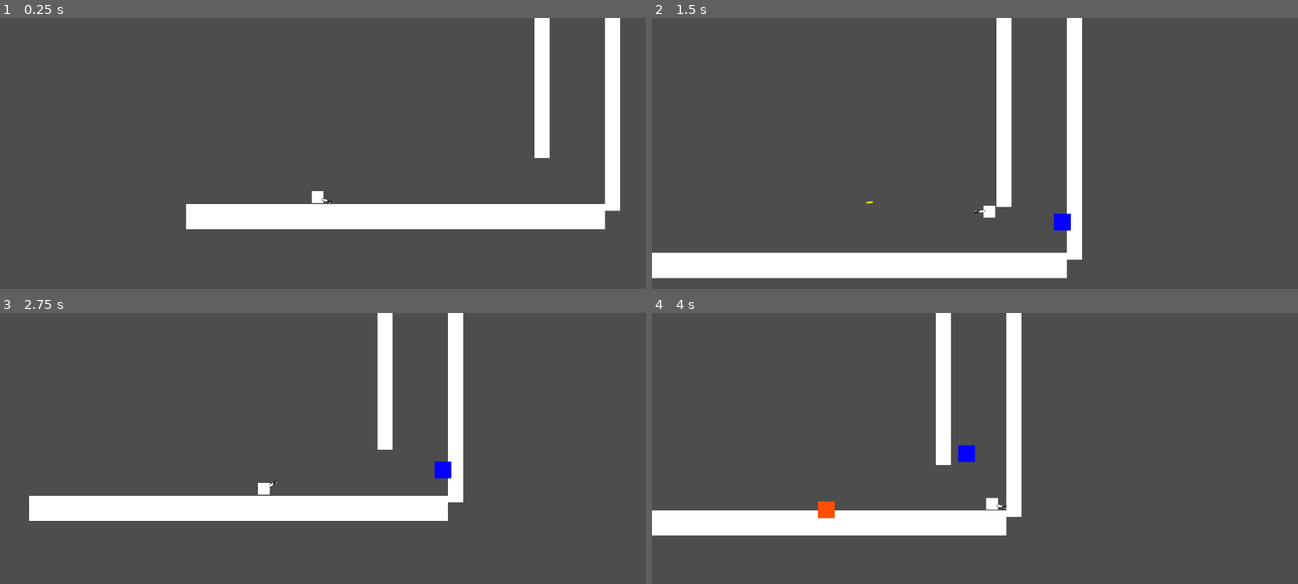
Above: before the commit, frames 1-4 (two rows, left to right).
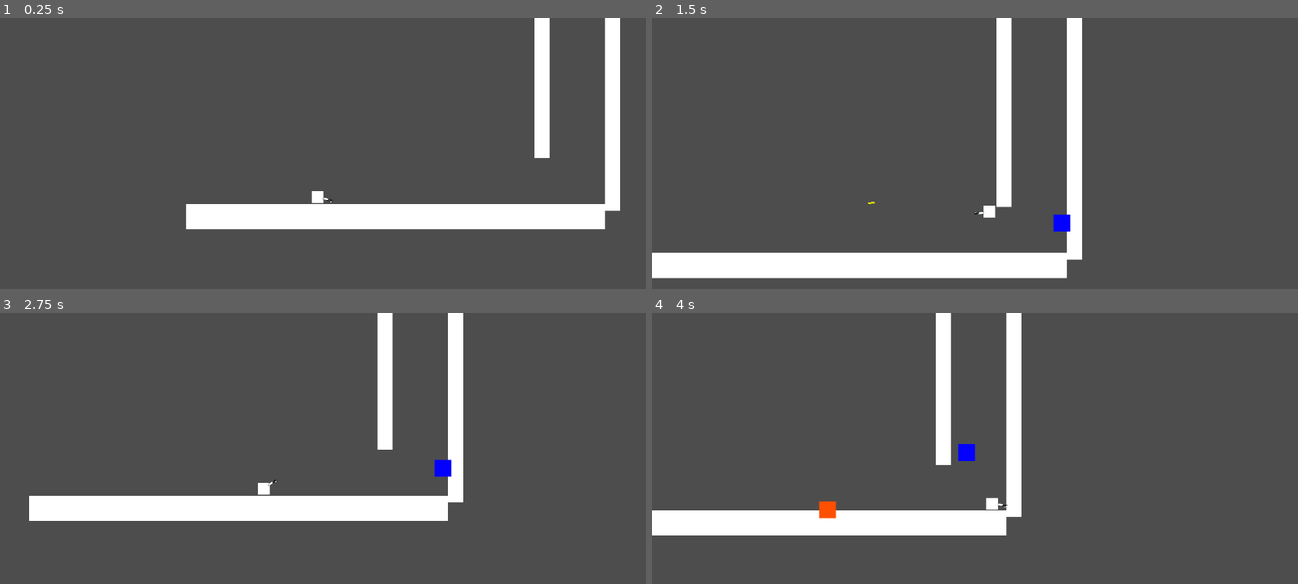
Above: after the commit, the same moments.

Repository: EliasJHL/EpitechJAM_2
Game: Godot game, scene res://main_scene.tscn
Two runs of this game, one before a commit and one after it. Both use one fixed random seed, a clock stepped at 60 frames per second and the inputs below.
Inputs (mouse positions are in pixels of both pictures, inside the frame that each line leads up to):
- Up to frame 1 (0.25 s): no input
- Up to frame 2 (1.5 s): move the mouse to (1117, 180) at 0.52 s; hold D (Right) from 0.53 s (still down); click (1117, 180) at 0.6 s; tap W (Jump) at 0.77 s; move the mouse to (845, 218) at 1.27 s; click (845, 218) at 1.35 s
- Up to frame 3 (2.75 s): tap W (Jump) at 1.52 s; move the mouse to (387, 415) at 2.02 s; release D (Right) at 2.03 s; hold A (Left) from 2.03 s (still down); click (387, 415) at 2.1 s
- Up to frame 4 (4 s): move the mouse to (942, 567) at 2.77 s; release A (Left) at 2.78 s; hold D (Right) from 2.78 s (still down); click (942, 567) at 2.85 s; tap W (Jump) at 3.02, 3.77 s; move the mouse to (1168, 548) at 3.52 s; click (1168, 548) at 3.6 s

The runs differ from the first frame. In frame 1, less than 0.1% of the frame differs, in the area x 49-52%, y 66-69%; in frame 2, less than 0.1%; in frame 3, less than 0.1%; in frame 4, less than 0.1%, in the area x 25-56%, y 48-76%.

Commit message:
[FIX] menu enchanced & bullet cooldown updated

Diff:
--- a/bullet.tscn
+++ b/bullet.tscn
@@ -32,7 +32,6 @@
 shape = SubResource("RectangleShape2D_gyl35")
 
 [node name="Timer" type="Timer" parent="."]
-wait_time = 5.0
 autostart = true
 
 [connection signal="body_entered" from="." to="." method="_on_body_entered"]
--- a/main_scene.tscn
+++ b/main_scene.tscn
@@ -38,12 +38,12 @@
 
 [node name="Weapon" type="Sprite2D" parent="player/Weapon_rotation"]
 z_index = 90
-position = Vector2(16, 4.00001)
-scale = Vector2(0.328124, 0.3125)
+position = Vector2(16, 2.00001)
+scale = Vector2(0.3, 0.286)
 texture = ExtResource("3_yewub")
 
 [node name="Shoot_Point" type="Marker2D" parent="player/Weapon_rotation/Weapon"]
-position = Vector2(21.3334, -12.8)
+position = Vector2(16.6667, -10.4895)
 
 [node name="Camera2D" type="Camera2D" parent="player"]
 zoom = Vector2(1.5, 1.5)
--- a/start_menu.tscn
+++ b/start_menu.tscn
@@ -26,9 +26,9 @@
 anchor_right = 0.5
 anchor_bottom = 0.5
 offset_left = -128.0
-offset_top = -38.5
+offset_top = -38.0
 offset_right = 128.0
-offset_bottom = 38.5
+offset_bottom = 39.0
 grow_horizontal = 2
 grow_vertical = 2
 text = "Start Game"
